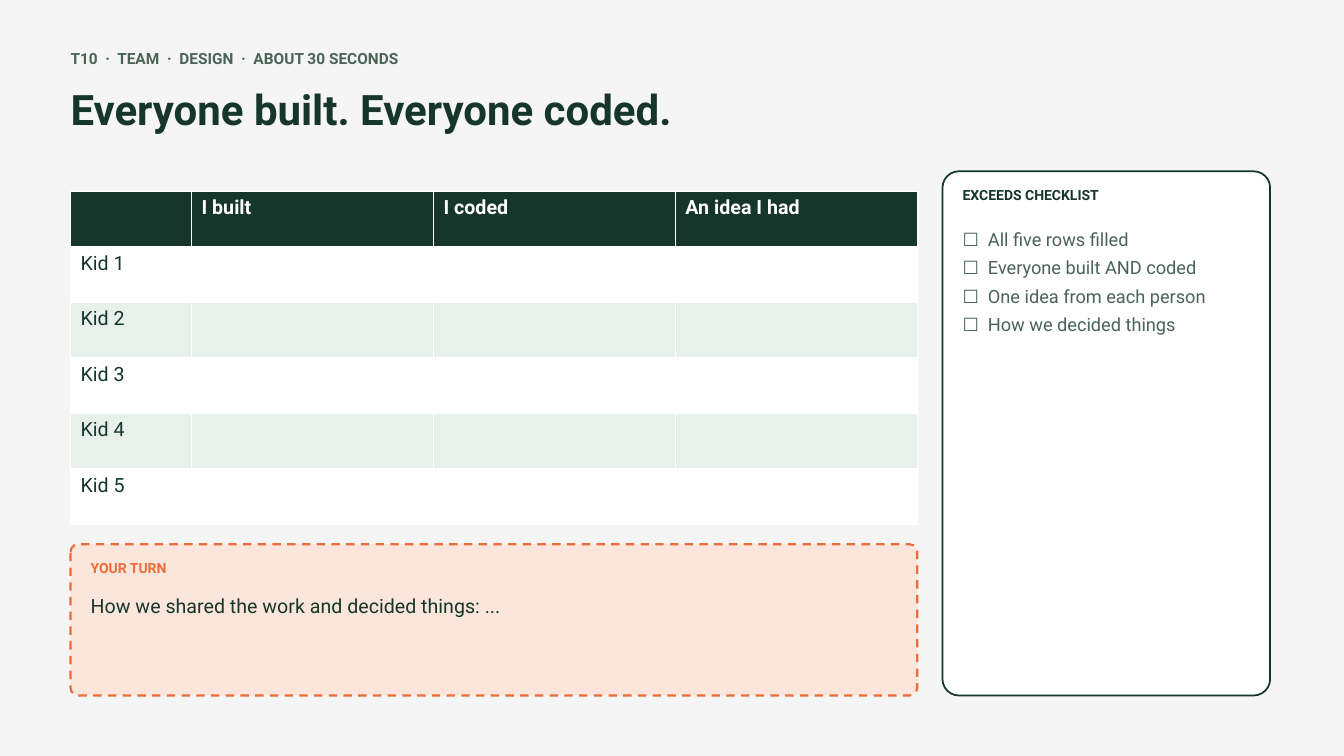
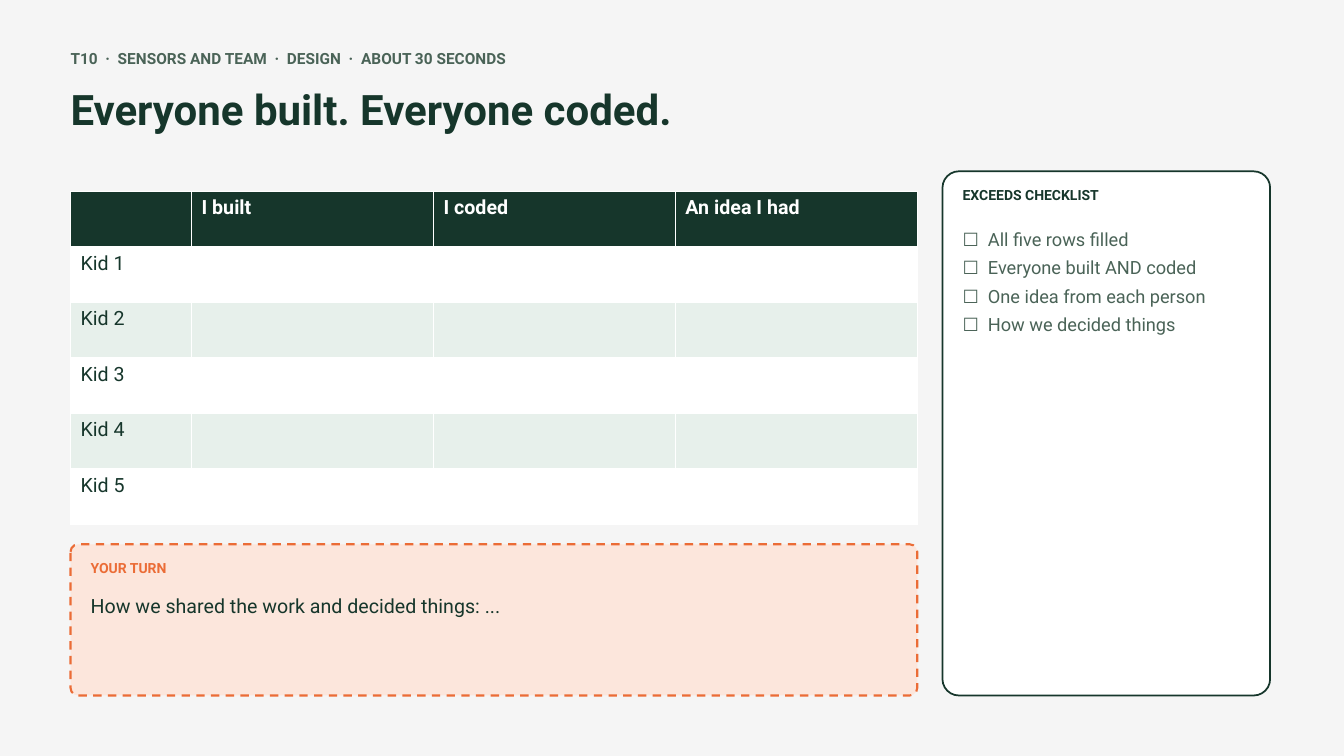
Before and after one commit to amana4/FLL2026, a slide deck: slide 35 of robot-design/exceeds-workshop.pptx. Drawn at 1344x756 pixels with LibreOffice and Linux fonts; fonts in the diff are those of the drawing. Boxes give left, top, right and bottom in pixels: in the first picture for what was removed or moved away, otherwise in the second. Text is boxed around its words. In the diff, an @@ line names an element or a change of style, - is before the commit and + after.

Commit message:
Move the gyroscope to its own speaking part
- five parts are now strategy, robot, code, testing, and sensors and team
- code script covers python, drive_cm, layers and the safety stop
- sensors and team script covers yaw and the three gyroscope steps, then
  who did what, lessons and pride
- role slots updated in the deck and the script doc builder, by roster slot

```diff
--- a/robot-design/exceeds-workshop.pptx
+++ b/robot-design/exceeds-workshop.pptx
@@ text at box(71, 53, 506, 64): text changed @@
-T10 · TEAM · DESIGN · ABOUT 30 SECONDS
+T10 · SENSORS AND TEAM · DESIGN · ABOUT 30 SECONDS
```
Also in this commit, not shown: 4 other slides changed, 6 other files.
